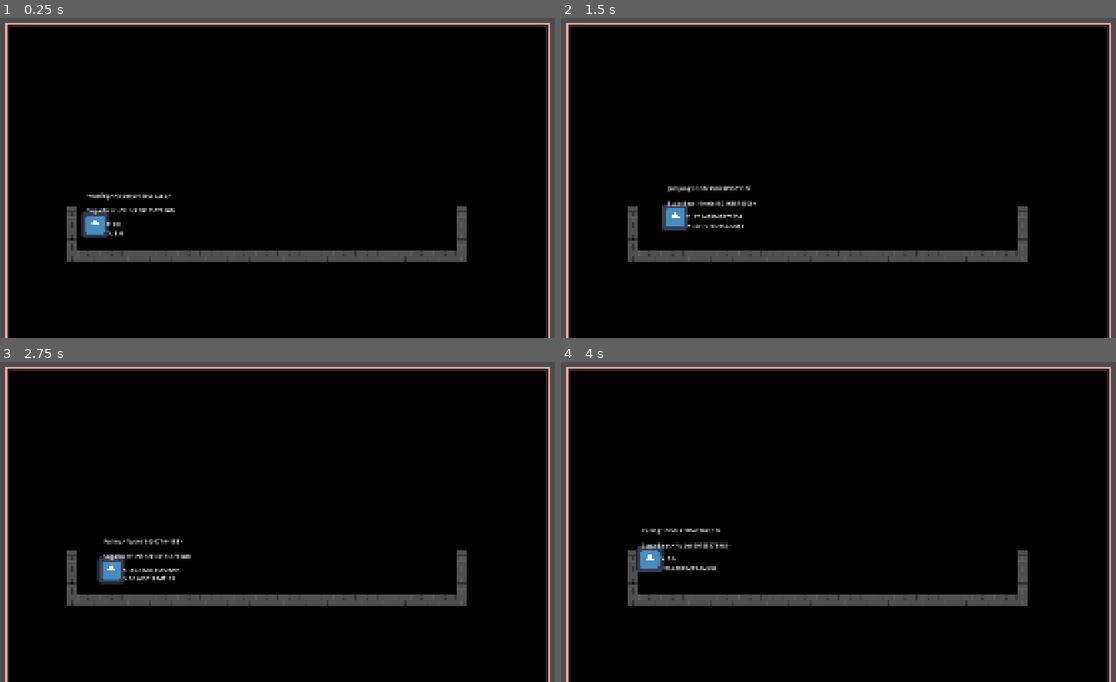
Above: before the commit, frames 1-4 (two rows, left to right).
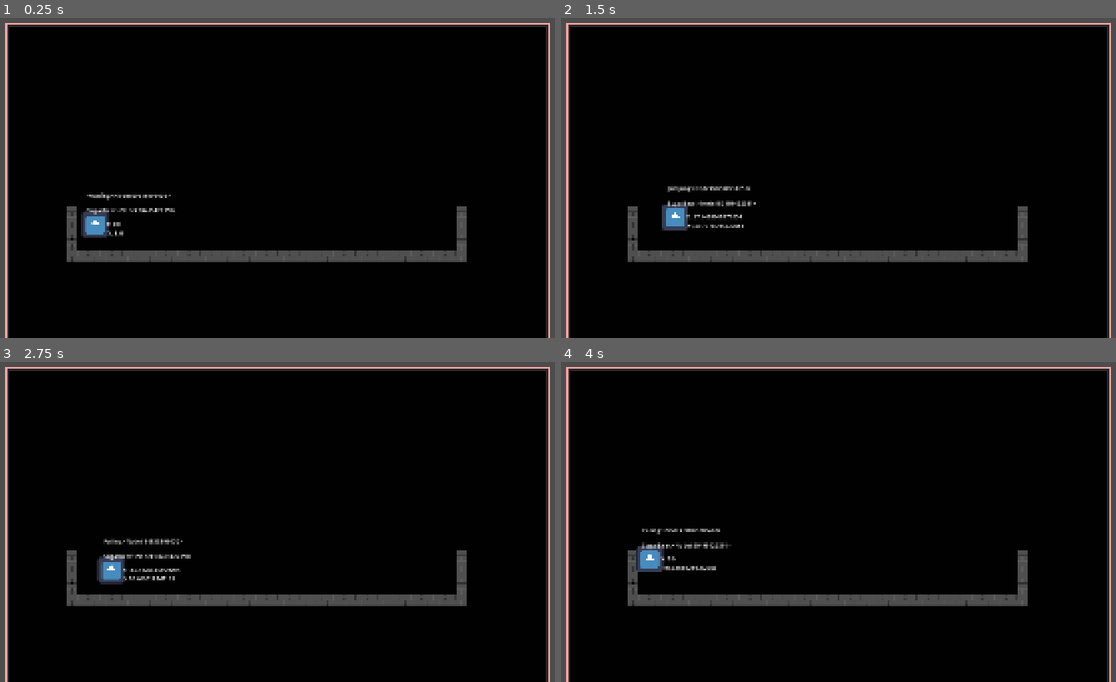
Above: after the commit, the same moments.

Repository: CamdenPix/GameOff-2026
Game: Godot game, scene res://scenes/main_game.tscn
The game is run twice, just before and just after one commit, with the same random seed, the same clock (stepped at 60 frames per second) and the same inputs. The engine's default icon, where the game draws it, is replaced by a stand-in: a white triangle on a blue panel in a dark square.
Inputs:
- Up to frame 1 (0.25 s): no input
- Up to frame 2 (1.5 s): tap Enter at 0.5 s; hold D (move_right) from 0.53 s (still down); tap T at 0.6, 1.35 s; tap Space (jump) at 0.77, 1.07 s
- Up to frame 3 (2.75 s): tap Space (jump) at 1.52, 1.82 s; release D (move_right) at 2.03 s; hold A (move_left) from 2.03 s (still down); tap T at 2.1 s
- Up to frame 4 (4 s): keep holding A (move_left); tap T at 2.85, 3.6 s; tap Space (jump) at 3.02, 3.32, 3.77 s

The runs differ from the first frame. In frame 1, less than 0.1% of the frame differs, in the area x 25-32%, y 55-61%; in frame 2, less than 0.1%; in frame 3, less than 0.1%; in frame 4, less than 0.1%, in the area x 23-31%, y 52-59%.

Commit message:
ok pushing this shit because godot fucking crashed

Diff:
--- a/Scripts/Abstract State Scripts/child_state_machine.gd
+++ b/Scripts/Abstract State Scripts/child_state_machine.gd
@@ -1,6 +1,8 @@
 
 @abstract
 class_name ChildStateMachine extends State
+
+signal request_animal(current_animal: ChildStateMachine, new_animal: ChildStateMachine)
 
 @export var animal_resource: Animal_Resource
 
--- /dev/null
+++ b/Scripts/Player/animal_changer.gd
@@ -0,0 +1,8 @@
+class_name AnimalChanger extends Node
+
+@export var area_checker: Area2D
+
+@export var player_collision_shape: CollisionShape2D
+
+func request_animal(current_animal: ChildStateMachine, new_animal: ChildStateMachine):
+	pass
--- a/scenes/player.tscn
+++ b/scenes/player.tscn
@@ -21,19 +21,28 @@
 [ext_resource type="Script" uid="uid://qnmwbc3twpqd" path="res://Scripts/Player/Deactive/deactive_state_machine.gd" id="12_f1ej7"]
 [ext_resource type="Script" uid="uid://cpij4htxn7v7b" path="res://Scripts/Player/SugarBear/landing.gd" id="12_oprun"]
 [ext_resource type="Script" uid="uid://ek1v2tl8c2h8" path="res://Scripts/Player/Deactive/deactive.gd" id="13_oprun"]
+[ext_resource type="Script" uid="uid://bxh0gc13ppu0l" path="res://Scripts/Player/animal_changer.gd" id="22_a38lo"]
 
 [sub_resource type="CapsuleShape2D" id="CapsuleShape2D_60mlk"]
 radius = 32.0
 height = 128.0
 
+[sub_resource type="CapsuleShape2D" id="CapsuleShape2D_a38lo"]
+radius = 32.0
+height = 128.0
+
 [sub_resource type="Resource" id="Resource_qdonj"]
 script = ExtResource("4_a8ls1")
-collision_shape = SubResource("CapsuleShape2D_60mlk")
+collision_shape = SubResource("CapsuleShape2D_a38lo")
 metadata/_custom_type_script = "uid://cwjt0dqonkxtr"
+
+[sub_resource type="CapsuleShape2D" id="CapsuleShape2D_4ni07"]
+radius = 32.0
+height = 128.0
 
 [sub_resource type="Resource" id="Resource_qfm1y"]
 script = ExtResource("4_a8ls1")
-collision_shape = SubResource("CapsuleShape2D_60mlk")
+collision_shape = SubResource("CapsuleShape2D_4ni07")
 metadata/_custom_type_script = "uid://cwjt0dqonkxtr"
 
 [sub_resource type="Curve" id="Curve_a8ls1"]
@@ -156,8 +165,9 @@
 
 [node name="Timer" type="Timer" parent="ParentStateMachine/SugarBear/Landing" unique_id=1157127932]
 
-[node name="DeactiveStateMachine" type="Node" parent="ParentStateMachine" unique_id=1196446141 node_paths=PackedStringArray("starting_state", "deactive_state", "base_state")]
+[node name="DeactiveStateMachine" type="Node" parent="ParentStateMachine" unique_id=1196446141 node_paths=PackedStringArray("debug_state_label", "starting_state", "deactive_state", "base_state")]
 script = ExtResource("12_f1ej7")
+debug_state_label = NodePath("../../StateLabel")
 no_debug_labels = true
 starting_state = NodePath("Deactive")
 deactive_state = NodePath("Deactive")
@@ -191,9 +201,8 @@
 offset_right = 72.0
 offset_bottom = 10.0
 
-[node name="Area2D" type="Area2D" parent="." unique_id=736987907]
-
-[node name="CollisionShape2D" type="CollisionShape2D" parent="Area2D" unique_id=258571584]
+[node name="AnimalChanger" type="Node" parent="." unique_id=1659009958]
+script = ExtResource("22_a38lo")
 
 [connection signal="timeout" from="ParentStateMachine/SugarBear/Walking/Timer" to="ParentStateMachine/SugarBear/Walking" method="_on_timer_timeout"]
 [connection signal="timeout" from="ParentStateMachine/SugarBear/Landing/Timer" to="ParentStateMachine/SugarBear/Landing" method="_on_timer_timeout"]
Not shown, added: Scripts/Player/animal_changer.gd.uid
